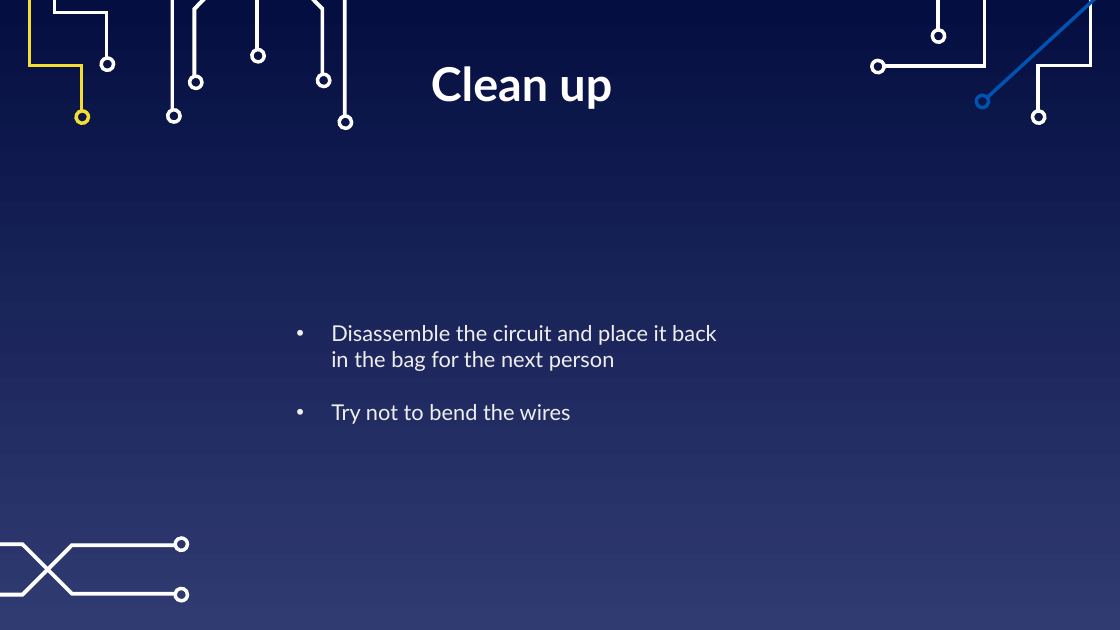
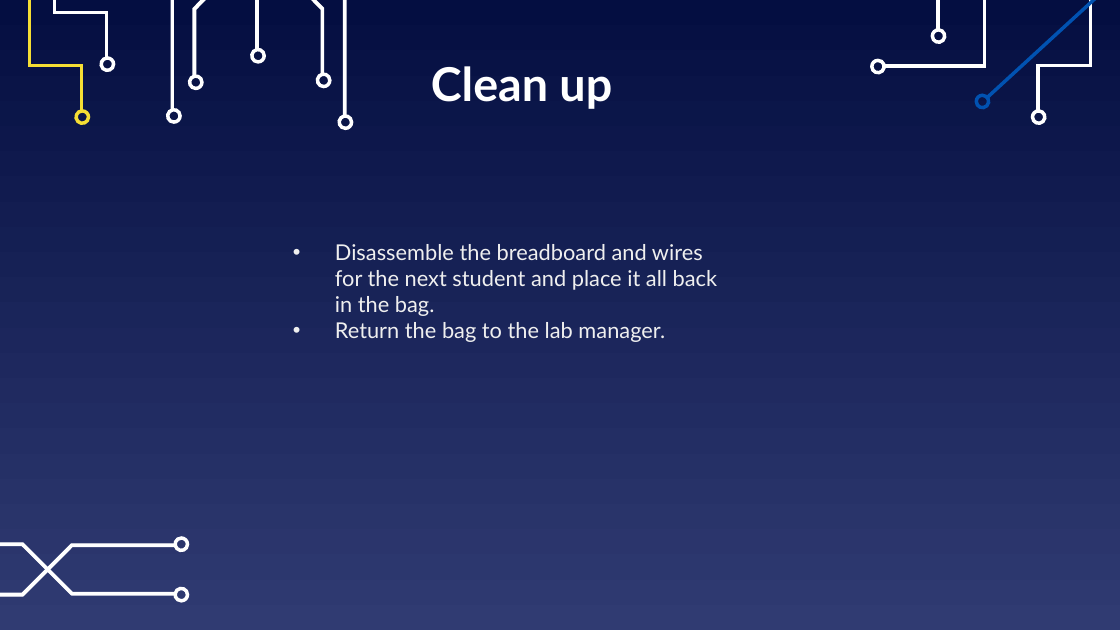
Before and after one commit to EELabMan/Arduino-2-Digital-Analog-Inputs, a slide deck: slide 38 of Arduino Workshop 2 Digital and Analog Inputs.pptx. Drawn at 1120x630 pixels with LibreOffice and Linux fonts; fonts in the diff are those of the drawing. Boxes give left, top, right and bottom in pixels: in the first picture for what was removed or moved away, otherwise in the second. Text is boxed around its words. In the diff, an @@ line names an element or a change of style, - is before the commit and + after.

```diff
--- a/Arduino Workshop 2 Digital and Analog Inputs.pptx
+++ b/Arduino Workshop 2 Digital and Analog Inputs.pptx
@@ subtitle at (335, 244, 718, 342): text changed @@
-• Disassemble the circuit and place it back in the bag for the next person
-• Try not to bend the wires
+• Disassemble the breadboard and wires for the next student and place it all back in the bag.
+• Return the bag to the lab manager.
```
